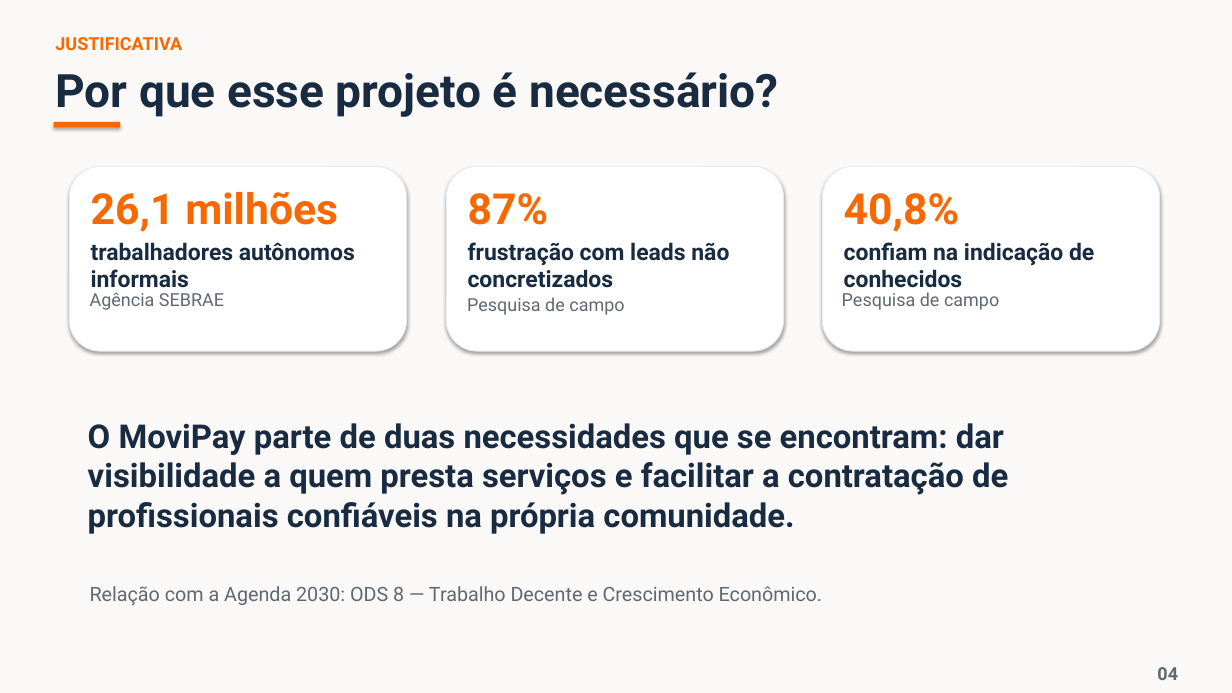
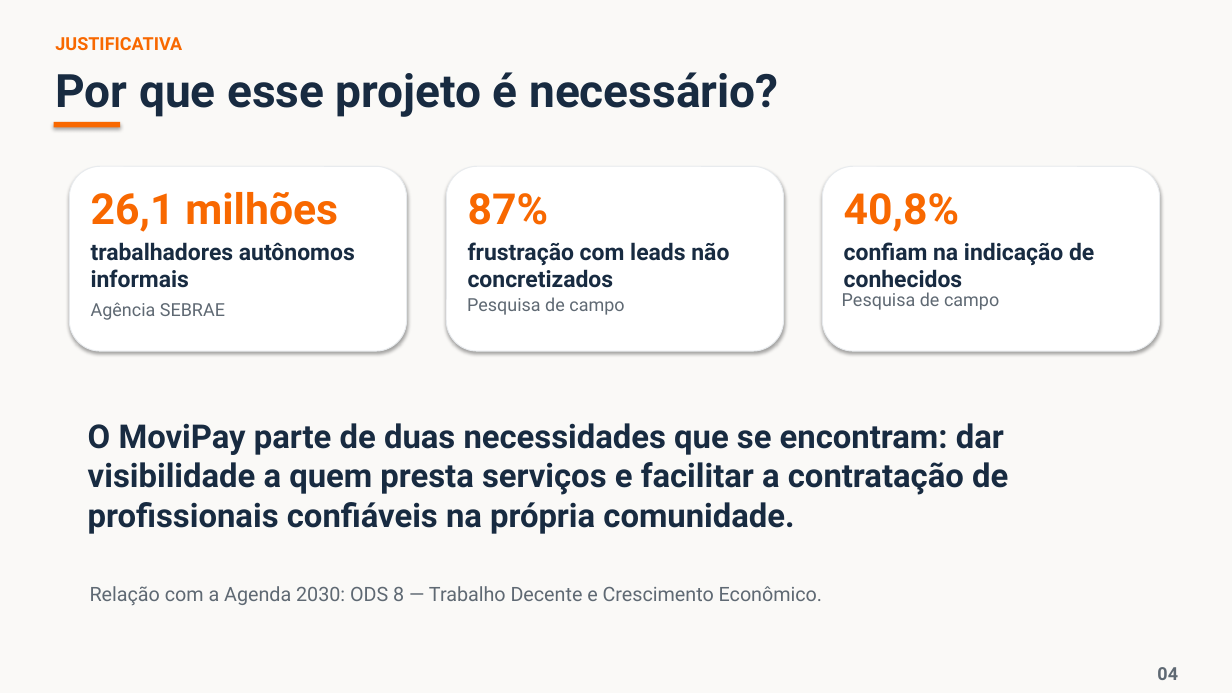
Before and after one commit to Nycollealves/documento_tcc, a slide deck: slide 4 of Apresentacao_TCC_MoviPay_Auditorio.pptx. Drawn at 1232x693 pixels with LibreOffice and Linux fonts; fonts in the diff are those of the drawing. Boxes give left, top, right and bottom in pixels: in the first picture for what was removed or moved away, otherwise in the second. Text is boxed around its words. In the diff, an @@ line names an element or a change of style, - is before the commit and + after.

```diff
--- a/Apresentacao_TCC_MoviPay_Auditorio.pptx
+++ b/Apresentacao_TCC_MoviPay_Auditorio.pptx
@@ text "Agência SEBRAE": place and size @@
-text "Agência SEBRAE" at [90, 292, 224, 310]
+text "Agência SEBRAE" at [91, 302, 225, 320]
```
Also in this commit, not shown: 8 other slides changed.
